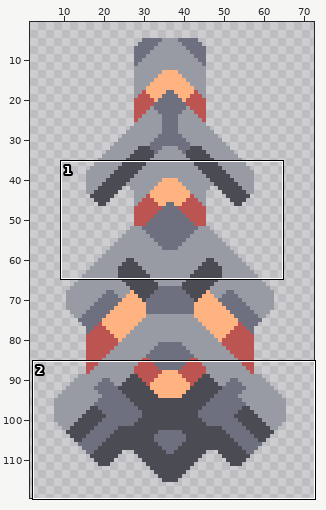
Two versions of one sprite sheet, core/assets-raw/sprites/units/weapons/vanquish-weapon.png. Above: a wide view before the commit, with the close-up outlined.
Close-up. Before:
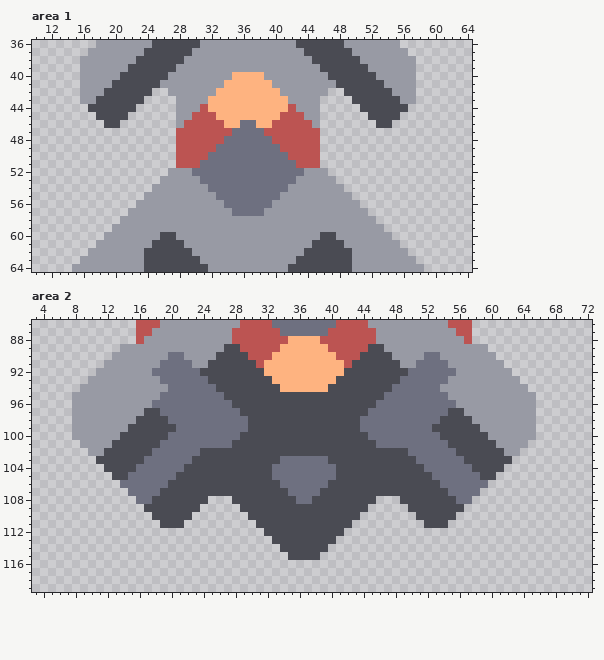
The file is 154x154 pixels. Shown: area 1: x 10..64, y 36..64; area 2: x 3..72, y 86..119. The old version is drawn lined up with the new one, on the new canvas. The wide view leaves out empty margins.
And afterwards:
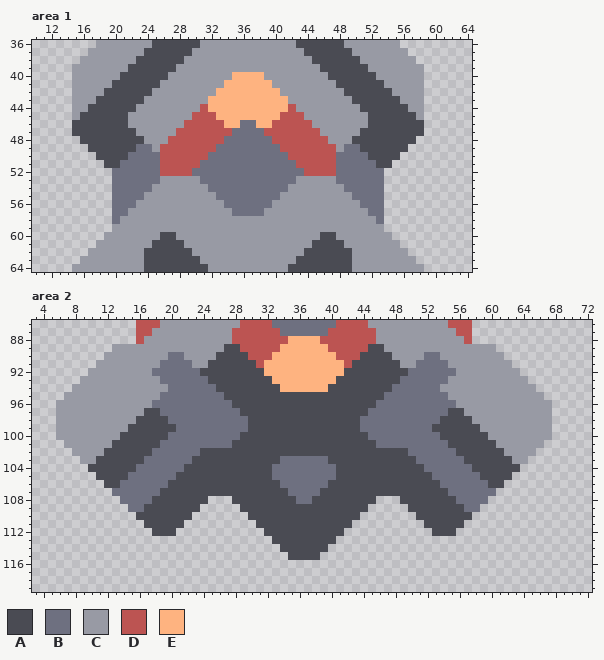
Palette (. is transparent): A #4a4b53  B #6e7080  C #989aa4  D #bc5452  E #feb380
The edit:
canvas 154x154 -> 74x154, the old top-left corner now at -40,0 (the part of the old canvas that was cut away was empty and is not shown)
Area 1:
y 39..41: x 15 . -> C; x 58 . -> C
y 42: x 15 . -> C; x 25..26 .. -> CC; x 47..48 .. -> CC; x 58 . -> C
y 43: x 15 . -> C; x 24..27 .... -> CCCC; x 46..49 .... -> CCCC; x 58 . -> C
y 44: x 15..16 .. -> CC; x 23..27 ..... -> CCCCC; x 46..50 ..... -> CCCCC; x 57..58 .. -> CC
y 45: x 15..17 ... -> CAA; x 22..27 ...... -> CCCCCC; x 46..51 ...... -> CCCCCC; x 56..58 ... -> AAC
y 46: x 15..18 .... -> AAAA; x 21..27 ....... -> ACCCCCC; x 46..52 ....... -> CCCCCCA; x 55..58 .... -> AAAA
y 47: x 15..27 ............. -> AAAAAAAACCCCC; x 46..58 ............. -> CCCCCAAAAAAAA
y 48: x 16..27 ............ -> AAAAAAAACCCD; x 46..57 ............ -> DCCCAAAAAAAA
y 49: x 17..27 ........... -> AAAAAABBCDD; x 46..56 ........... -> DDCBBAAAAAA
y 50: x 18..27 .......... -> AAAABBBBDD; x 46..55 .......... -> DDBBBBAAAA
y 51: x 19..27 ......... -> AABBBBBDD; x 46..54 ......... -> DDBBBBBAA
y 52: x 20..29 .......CCC -> BBBBBBDDDD; x 44..53 CCC....... -> DDDDBBBBBB
y 53: x 20..25 ...... -> BBBBBB; x 48..53 ...... -> BBBBBB
y 54: x 20..24 ..... -> BBBBB; x 49..53 ..... -> BBBBB
y 55: x 20..23 .... -> BBBB; x 50..53 .... -> BBBB
y 56: x 20..22 ... -> BBB; x 51..53 ... -> BBB
y 57: x 20..21 .. -> BB; x 52..53 .. -> BB
y 58: x 20 . -> B; x 53 . -> B
Area 2:
y 89: x 13 . -> C; x 60 . -> C
y 90: x 12 . -> C; x 61 . -> C
y 91: x 11 . -> C; x 62 . -> C
y 92: x 10 . -> C; x 63 . -> C
y 93: x 9 . -> C; x 64 . -> C
y 94: x 8 . -> C; x 65 . -> C
y 95: x 7 . -> C; x 66 . -> C
y 96..100: x 6..7 .. -> CC; x 66..67 .. -> CC
y 101: x 7..8 .. -> CC; x 65..66 .. -> CC
y 102: x 8..9 .. -> CC; x 64..65 .. -> CC
y 103: x 9..10 .. -> CC; x 63..64 .. -> CC
y 104: x 10..11 .. -> AA; x 62..63 .. -> AA
y 105: x 11..12 .. -> AA; x 61..62 .. -> AA
y 106: x 12..13 .. -> AA; x 60..61 .. -> AA
y 107: x 13..14 .. -> BB; x 59..60 .. -> BB
y 108: x 14..15 .. -> BB; x 58..59 .. -> BB
y 109: x 15..16 .. -> BB; x 57..58 .. -> BB
y 110: x 16..17 .. -> AA; x 56..57 .. -> AA
y 111: x 17..18 .. -> AA; x 55..56 .. -> AA
y 112: x 18..20 ... -> AAA; x 53..55 ... -> AAA
Boxes around the changes in both close-ups, in picture pixels (x1, y1, x2, y2):
changed: (72, 64, 192, 224)
changed: (304, 64, 424, 224)
added: (56, 344, 176, 536)
added: (432, 344, 552, 536)
